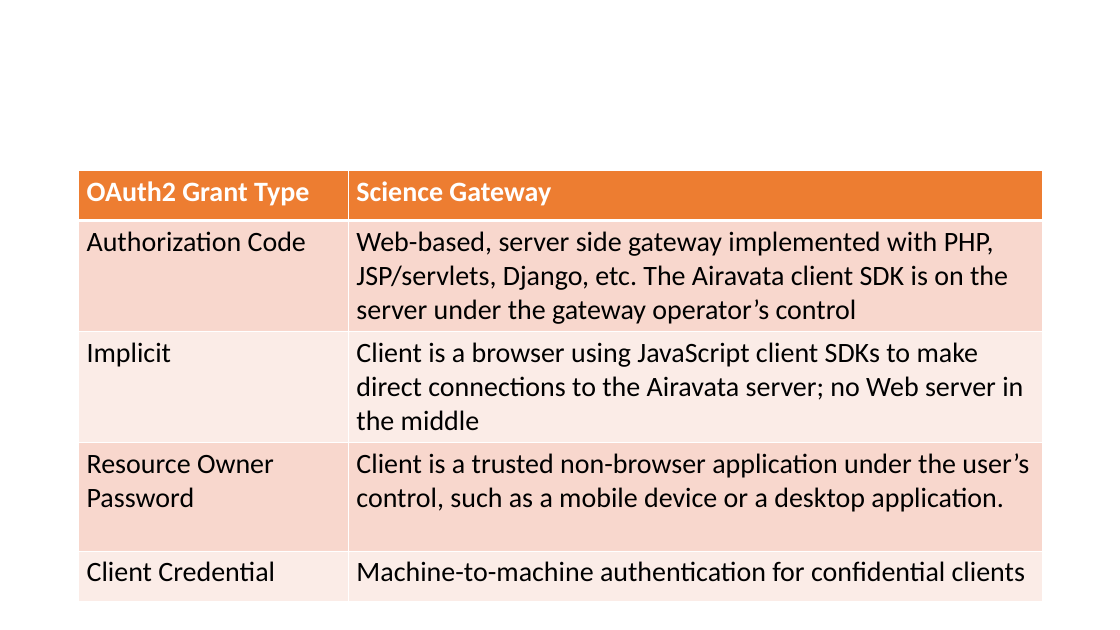
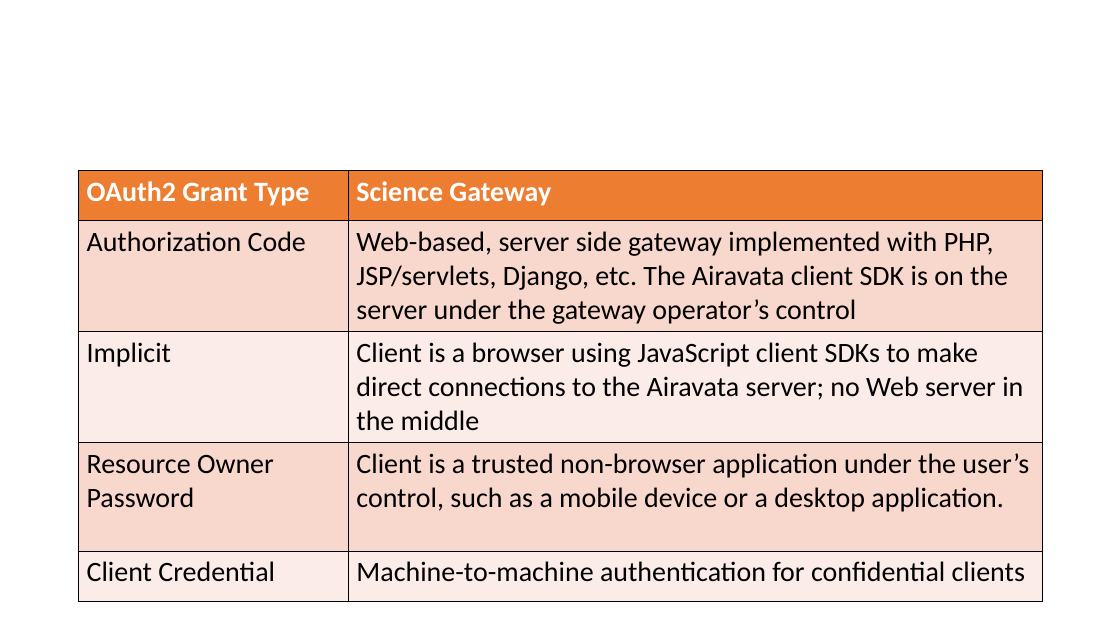
Before and after one commit to airavata-courses/airavata-courses.github.io, a slide deck: slide 48 of fall2017/slides/Fall2017-OAuth2-OIDC.pptx (slide 36 before the commit). Drawn at 1120x630 pixels with LibreOffice and Linux fonts; fonts in the diff are those of the drawing. Boxes give left, top, right and bottom in pixels: in the first picture for what was removed or moved away, otherwise in the second. Text is boxed around its words. In the diff, an @@ line names an element or a change of style, - is before the commit and + after.

Commit message:
OAuth2 lecture slides

```diff
--- a/fall2017/slides/Fall2017-OAuth2-OIDC.pptx
+++ b/fall2017/slides/Fall2017-OAuth2-OIDC.pptx
@@ table at bbox=[78, 171, 1043, 598] @@
@@ borders changed @@
```
Also in this commit, not shown: 15 other slides changed, 15 slides added, 1 slide removed, 2 other files.
